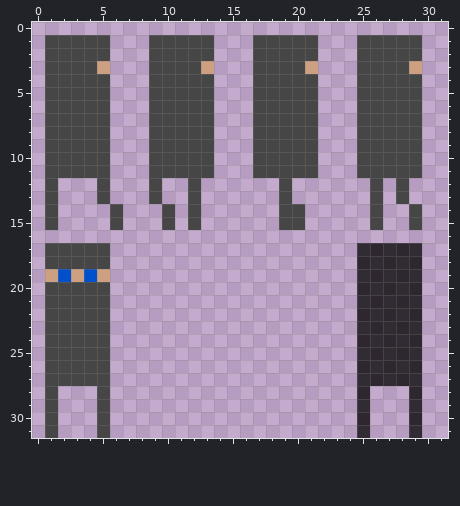
A pixel-art sprite gets an edit: res/spy.png. The first picture shows the starting point.
The file is 128x128 pixels, drawn in blocks of 4x4; one block is one cell here. Colours within 5 levels of each other are drawn and written as one.
The same view after the edit:
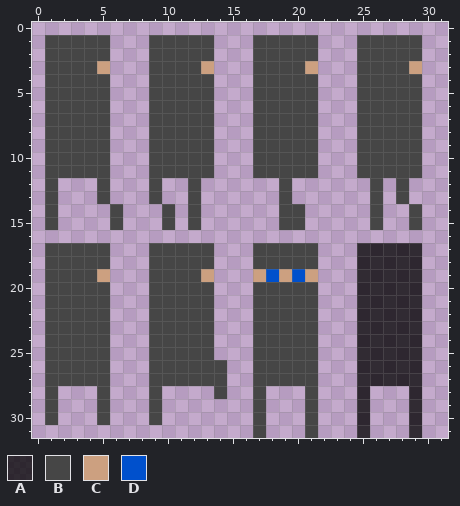
Palette (. is transparent): A #000000bf  B #464646  C #cca080  D #0050cc
The exact change:
There is now colour B in rows 17 to 18 at x 9 to 13 and 17 to 21; in row 19 at x 9 to 12; in rows 20 to 25 at x 9 to 13 and 17 to 21; in rows 26 to 27 at x 9 to 14 and 17 to 21; in row 28 at x 9, 14, 17 and 21; in rows 29 to 30 at x 9, 17 and 21.
There is now colour B in row 31 at x 17 and 21.
The edit turns colour C into colour B in row 19 at x 1 and 3.
The edit turns colour D into colour B in row 19 at x 2 and 4.
There is now colour C in row 19 at x 13, 17, 19 and 21.
There is now colour D in row 19 at x 18 and 20.
Colour B is gone in row 31 at x 1 and 5.
Changed places in both pictures, as pixel boxes (x1, y1, x2, y2):
added: (149, 243, 318, 438)
changed: (45, 269, 97, 282)
erased: (45, 425, 110, 438)
